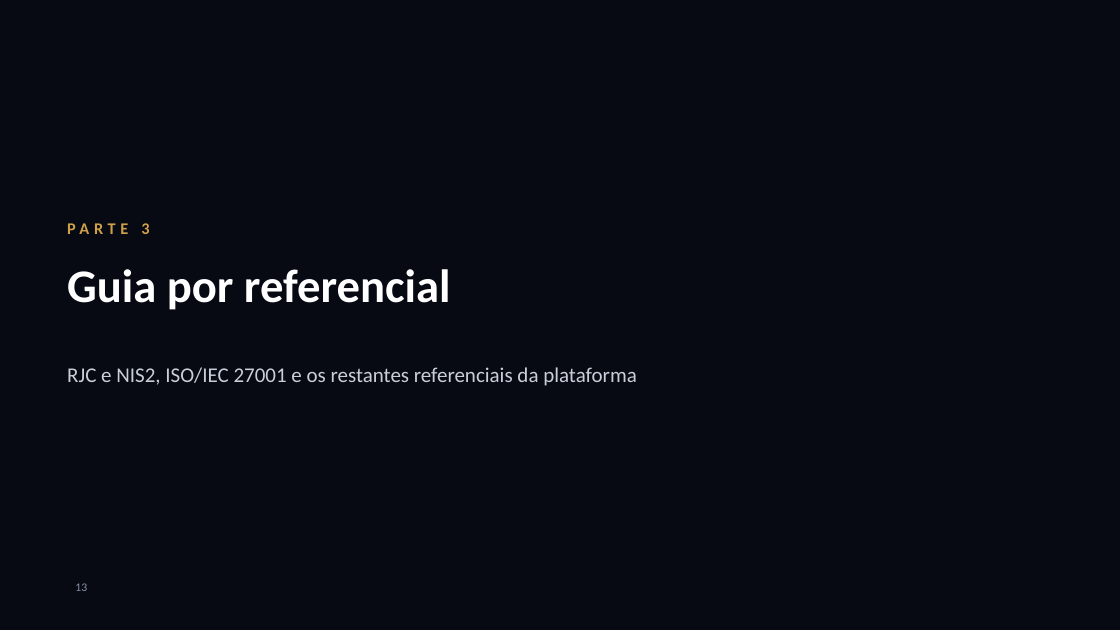
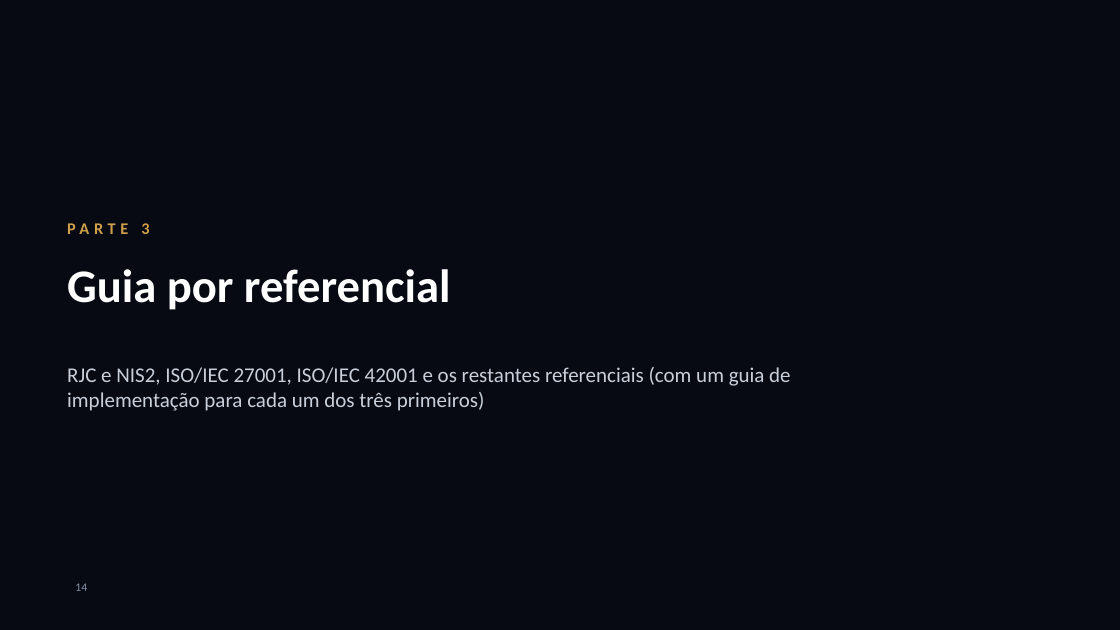
Before and after one commit to dbastoscarvalho23/Securematurity, a slide deck: slide 14 of docs/onboarding/AnkoraOne-Apresentacao-Onboarding.pptx (slide 13 before the commit). Drawn at 1120x630 pixels with LibreOffice and Linux fonts; fonts in the diff are those of the drawing; background and template pictures are left out. Boxes give left, top, right and bottom in pixels: in the first picture for what was removed or moved away, otherwise in the second. Text is boxed around its words. In the diff, an @@ line names an element or a change of style, - is before the commit and + after.

```diff
--- a/docs/onboarding/AnkoraOne-Apresentacao-Onboarding.pptx
+++ b/docs/onboarding/AnkoraOne-Apresentacao-Onboarding.pptx
@@ text at (67,367,790,411): text changed @@
-RJC e NIS2, ISO/IEC 27001 e os restantes referenciais da plataforma
+RJC e NIS2, ISO/IEC 27001, ISO/IEC 42001 e os restantes referenciais (com um guia de implementação para cada um dos três primeiros)
@@ page number at (75,583,87,591): text changed @@
-13
+14
```
Also in this commit, not shown: 9 other slides changed, 2 slides added, 16 other files.
